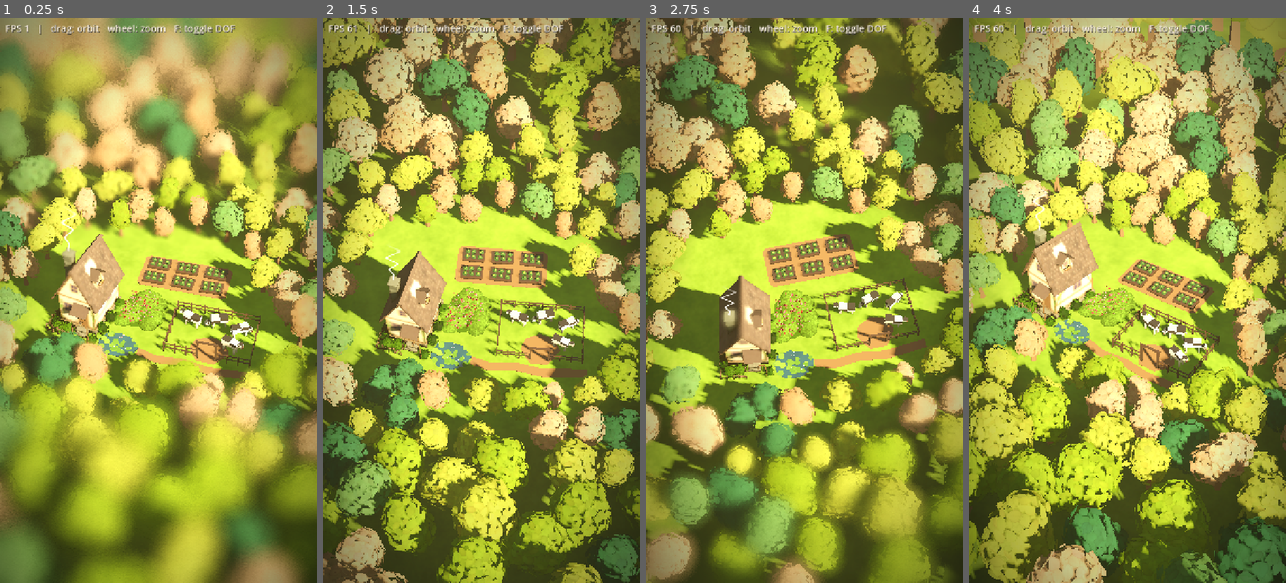
Above: before the commit, frames 1-4 (left to right).
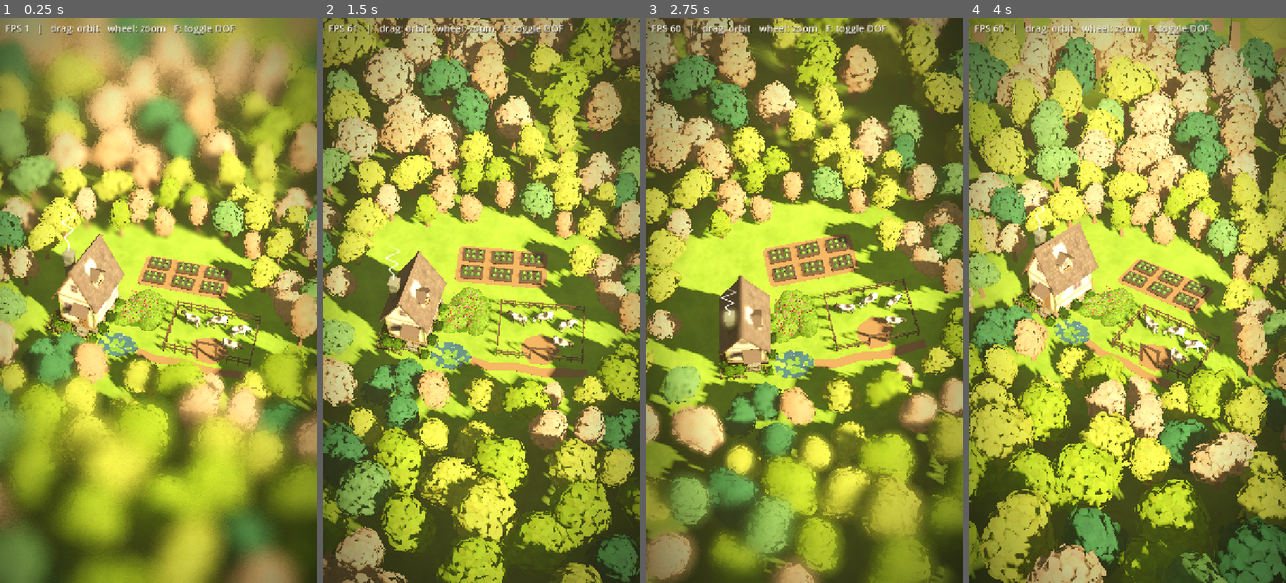
Above: after the commit, the same moments.

Repository: evaqqwww/Island
Game: Godot game, scene res://main.tscn
The game is run twice, just before and just after one commit, with the same random seed, the same clock (stepped at 60 frames per second) and the same inputs.
Inputs (mouse positions are in pixels of both pictures, inside the frame that each line leads up to):
- Up to frame 1 (0.25 s): no input
- Up to frame 2 (1.5 s): tap Enter at 0.5 s; move the mouse to (551, 272) at 0.52 s; tap F at 0.6 s; click (551, 272) at 0.67 s; drag from (418, 328) to (465, 413) at 1.27 s
- Up to frame 3 (2.75 s): move the mouse to (836, 176) at 2.02 s; tap F at 2.1 s; click (836, 176) at 2.17 s
- Up to frame 4 (4 s): drag from (1111, 413) to (1032, 215) at 2.77 s; move the mouse to (1222, 385) at 3.52 s; tap F at 3.6 s; click (1222, 385) at 3.67 s

The runs differ from the first frame. In frame 1, 0.6% of the frame differs, in the area x 52-80%, y 51-60%; in frame 2, 0.6%, in the area x 52-81%, y 50-59%; in frame 3, 0.6%; in frame 4, 0.6%.

Commit message:
奶牛按参考图重做：圆润的荷斯坦牛造型，花斑和口鼻烘焙进贴图
Co-Authored-By: Claude Opus 5.5 <noreply@anthropic.com>

Diff:
--- /dev/null
+++ b/materials/cow.tres
@@ -0,0 +1,16 @@
+[gd_resource type="ShaderMaterial" format=3]
+
+[ext_resource type="Shader" path="res://shaders/cabin.gdshader" id="1_shader"]
+[ext_resource type="Texture2D" path="res://assets/farm/textures/cow_albedo.png" id="2_albedo"]
+[ext_resource type="Texture2D" path="res://assets/farm/textures/cow_ao.png" id="3_ao"]
+
+[resource]
+render_priority = 0
+shader = ExtResource("1_shader")
+shader_parameter/albedo_map = ExtResource("2_albedo")
+shader_parameter/normal_strength = 1.0
+shader_parameter/ao_map = ExtResource("3_ao")
+shader_parameter/tint = Color(1, 1, 1, 1)
+shader_parameter/ao_strength = 1.0
+shader_parameter/ao_light_affect = 0.4
+shader_parameter/roughness = 0.8
--- a/shaders/cabin.gdshader
+++ b/shaders/cabin.gdshader
@@ -1,5 +1,5 @@
-// 木屋低模：使用 Blender 从高模烘焙的颜色图、法线图和 AO 图（同一套 UV）。
-// 法线图让平的屋面板和墙面恢复瓦片倾斜、木构侧面的受光变化。
+// 带烘焙贴图的低模（木屋、奶牛）：使用 Blender 烘焙的颜色图、法线图和 AO 图（同一套 UV），法线图可不设。
+// 木屋的法线图让平的屋面板和墙面恢复瓦片倾斜、木构侧面的受光变化。
 // AO 除了压暗环境光，还按 ao_light_affect 部分压暗直射光，让缝隙和墙根在阳光下也有层次。
 shader_type spatial;
 
Binary file changed: assets/farm/farm.glb
Not shown, changed: assets/farm/farm.glb.import
Binary file added: assets/farm/textures/cow_albedo.png
Not shown, added: assets/farm/textures/cow_albedo.png.import
Binary file added: assets/farm/textures/cow_ao.png
Not shown, added: assets/farm/textures/cow_ao.png.import
Not shown, changed: blender/build_farm.py
Not shown, changed: blender/farm.blend
Not shown, changed: docs/index.html
Not shown, changed: docs/index.pck
